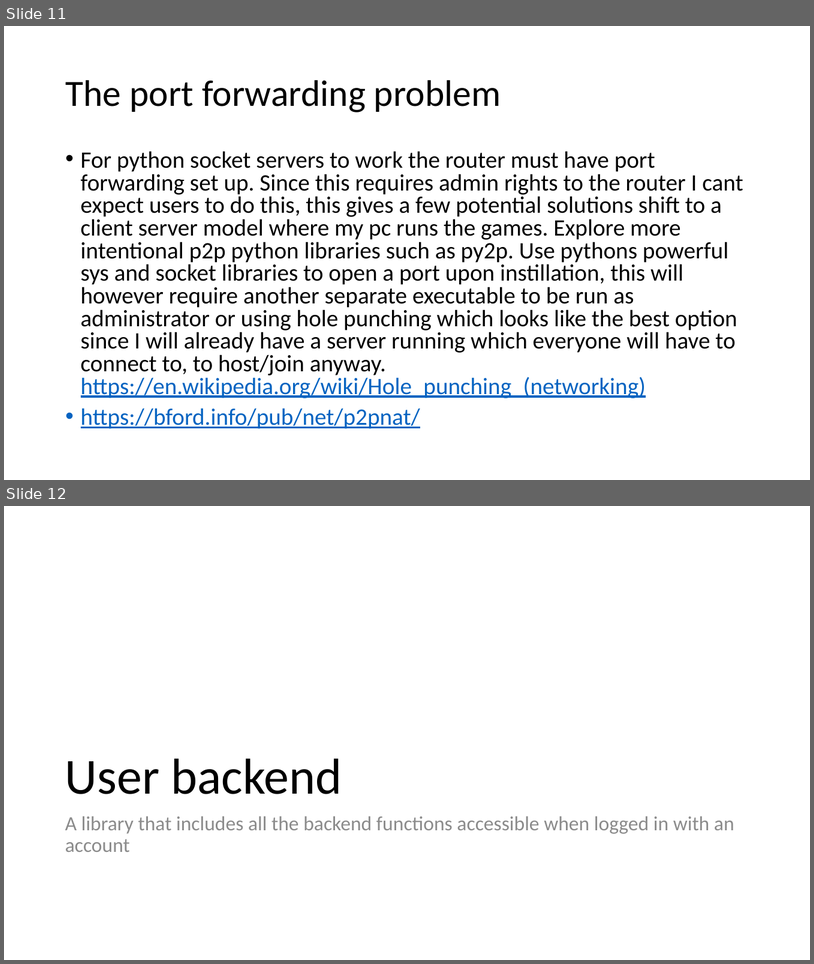
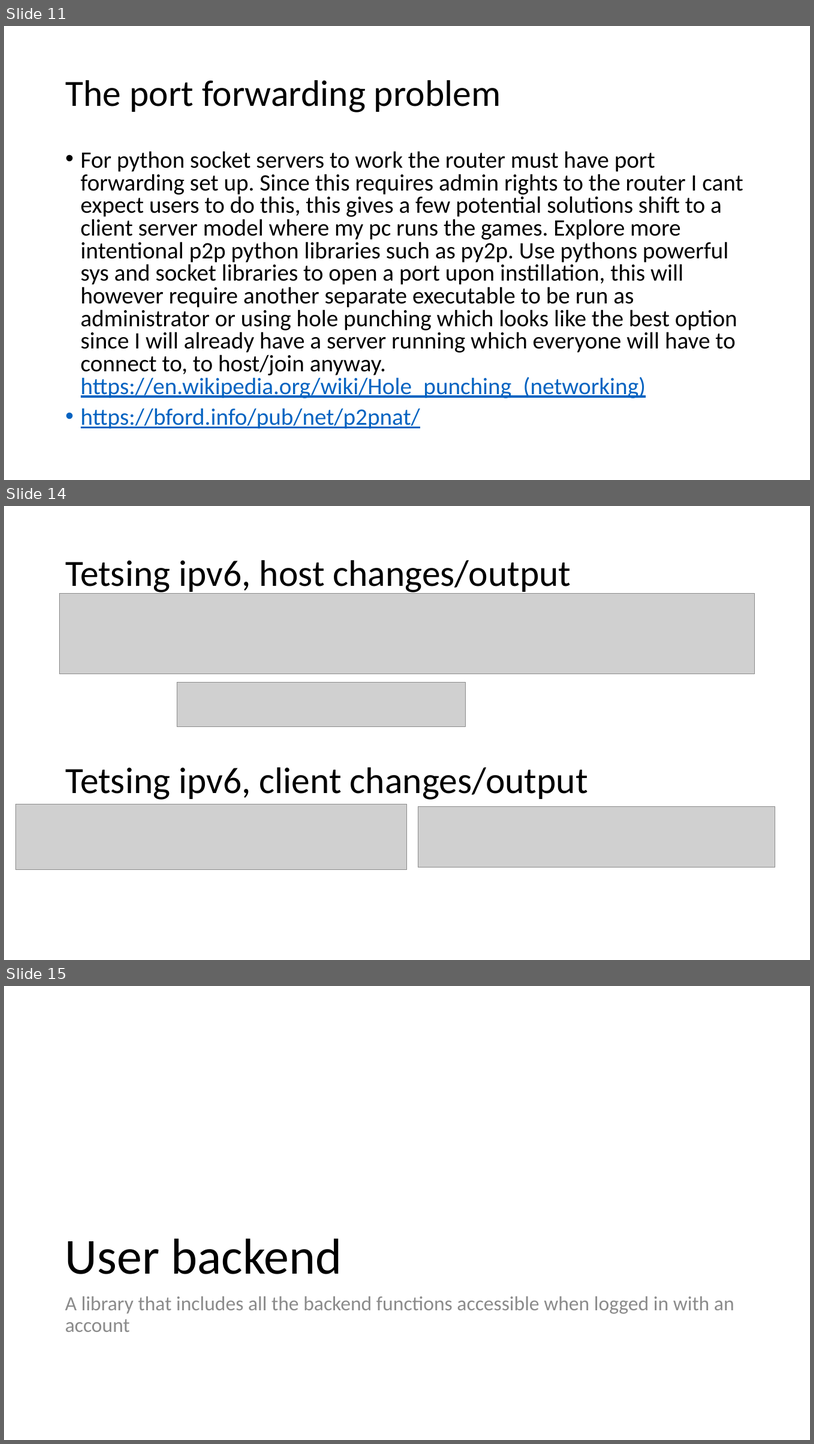
Before and after one commit to curtben1/actualCoursework, a slide deck: dev log.pptx. Shown one above the other, each under a label of ours: slides 11 and 12 before the commit, slides 11, 14 and 15 after it; the slides between them are not shown. The pictures are 814x964 and 814x1444 pixels, drawn with LibreOffice and Linux fonts; fonts in the diff are those of the drawing; grey boxes stand for pictures. Boxes give left, top, right and bottom in pixels: in the first picture for what was removed or moved away, otherwise in the second. Text is boxed around its words. In the diff, an @@ line names an element or a change of style, - is before the commit and + after.

```diff
--- a/dev log.pptx
+++ b/dev log.pptx
@@ slide 14 added at <box>4,506,810,960</box>, background #FFFFFF @@
@@ title added at <box>65,560,572,595</box>, 44 pt, text #000000 @@
+Tetsing ipv6, host changes/output
@@ picture added at <box>60,594,755,673</box> @@
@@ picture added at <box>177,682,465,727</box> @@
@@ text added at <box>65,767,588,799</box>, 44 pt, text #000000 @@
+Tetsing ipv6, client changes/output
@@ picture added at <box>16,804,408,870</box> @@
@@ picture added at <box>419,807,776,867</box> @@
@@ what was slide 12 is now slide 15 @@
```
Also in this commit, not shown: 2 other slides added, 1 other file.
